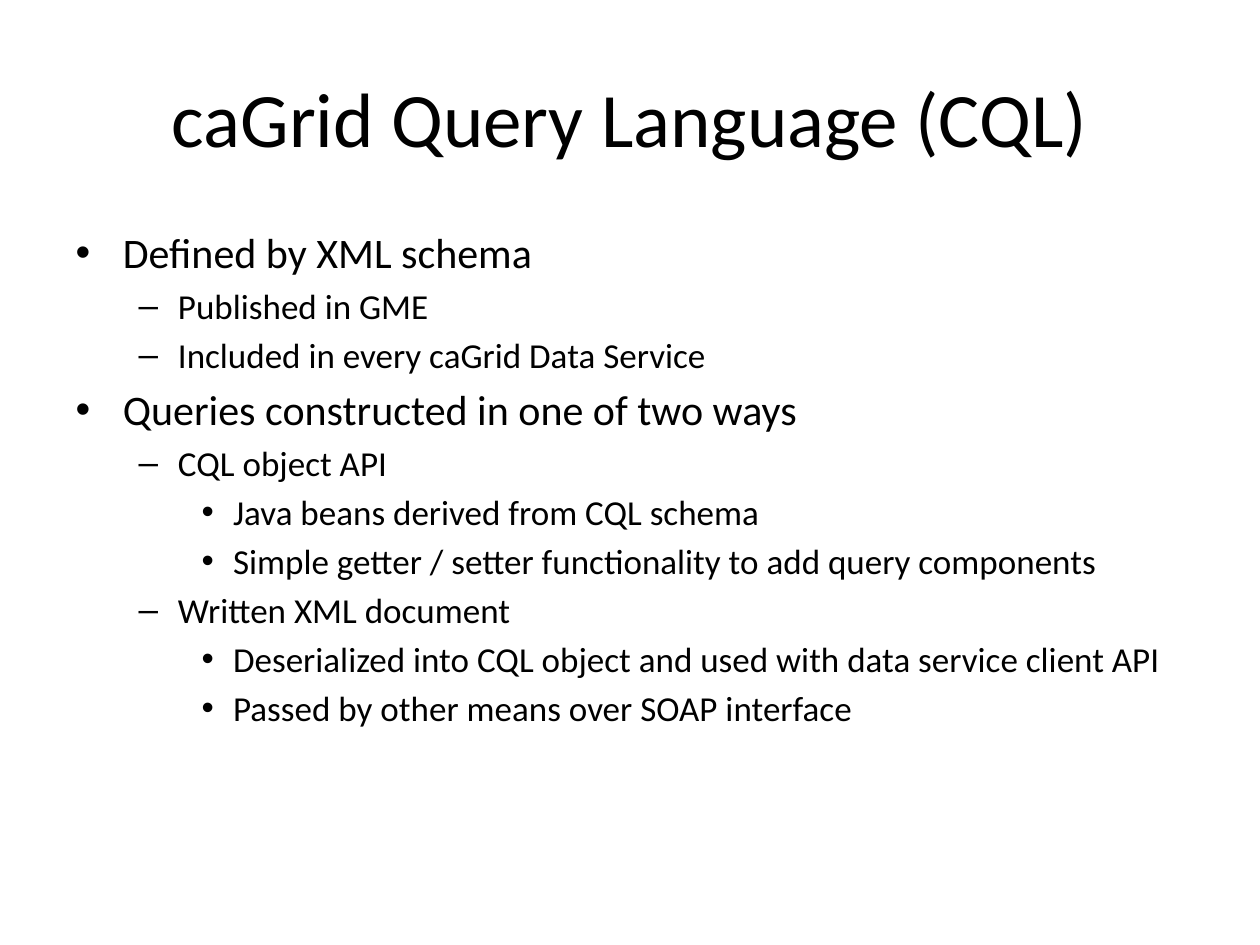
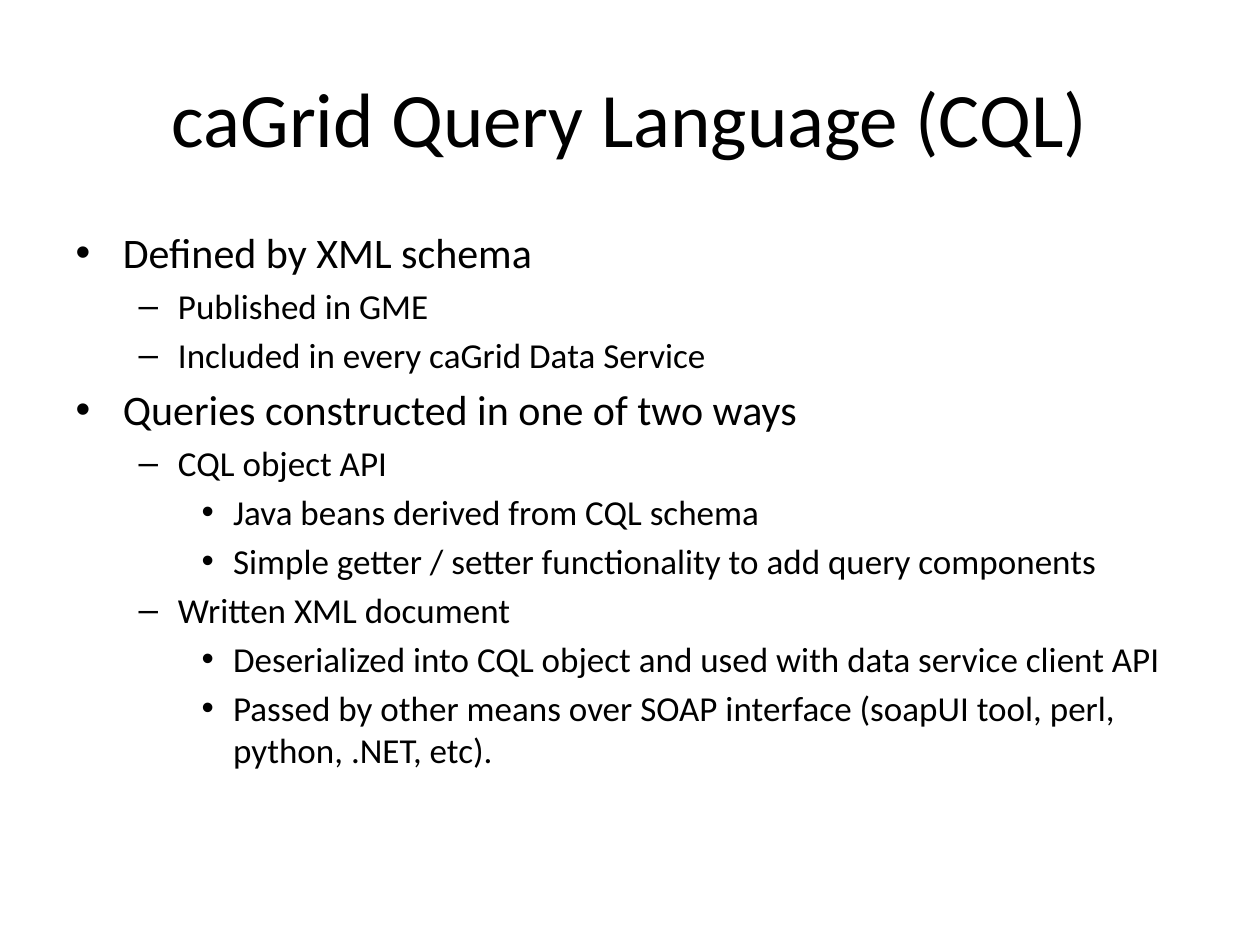
Before and after one commit to NCIP/cagrid-grid-incubation, a slide deck: slide 9 of grid-incubation/incubator/projects/i2b2DataServiceStyle/slides/Beta Demo.pptx. Drawn at 1260x945 pixels with LibreOffice and Linux fonts; fonts in the diff are those of the drawing. Boxes give left, top, right and bottom in pixels: in the first picture for what was removed or moved away, otherwise in the second. Text is boxed around its words. In the diff, an @@ line names an element or a change of style, - is before the commit and + after.

```diff
--- a/grid-incubation/incubator/projects/i2b2DataServiceStyle/slides/Beta Demo.pptx
+++ b/grid-incubation/incubator/projects/i2b2DataServiceStyle/slides/Beta Demo.pptx
@@ text at box(233, 695, 1115, 769): text changed @@
-    • Passed by other means over SOAP interface
+    • Passed by other means over SOAP interface (soapUI tool, perl, python, .NET, etc).
```
Also in this commit, not shown: 4 other slides changed, 1 slide added.
